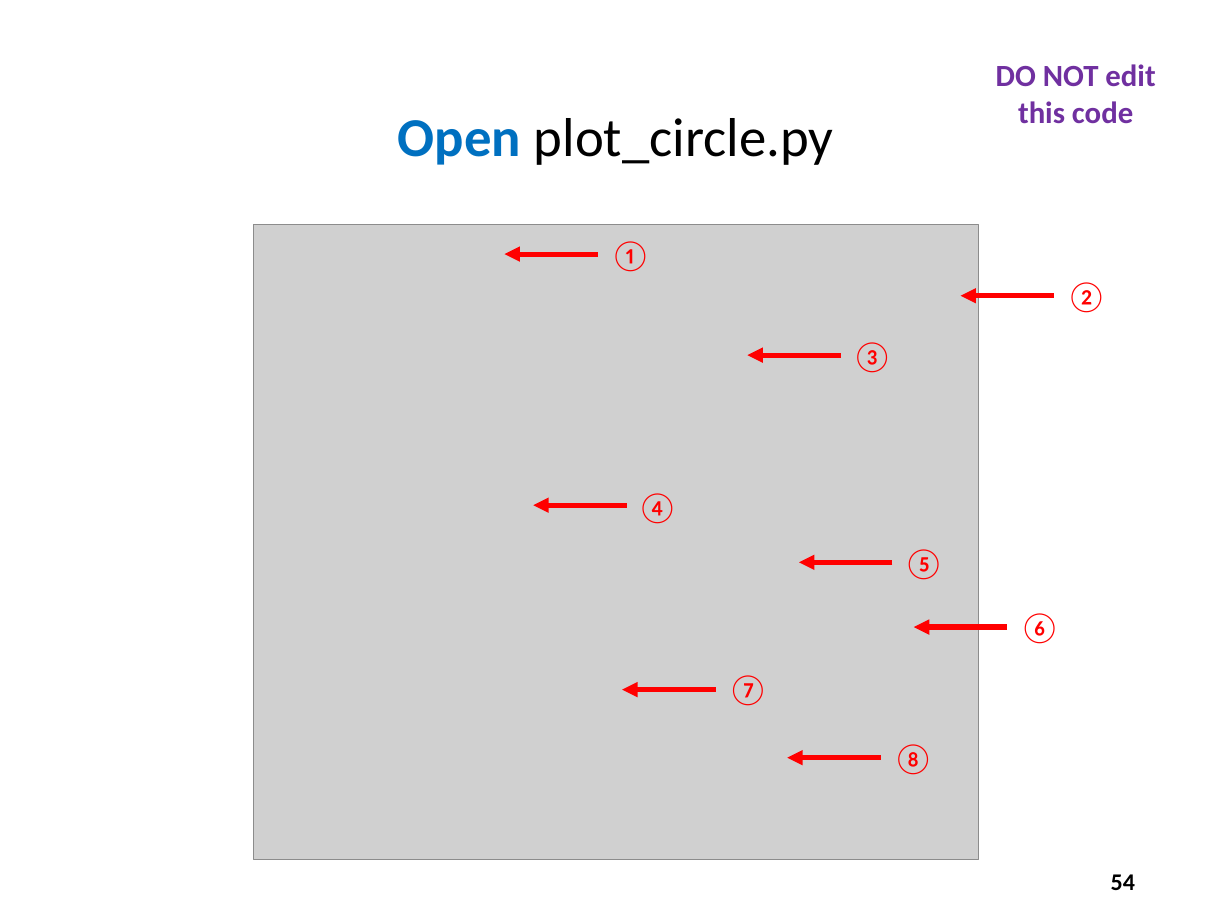
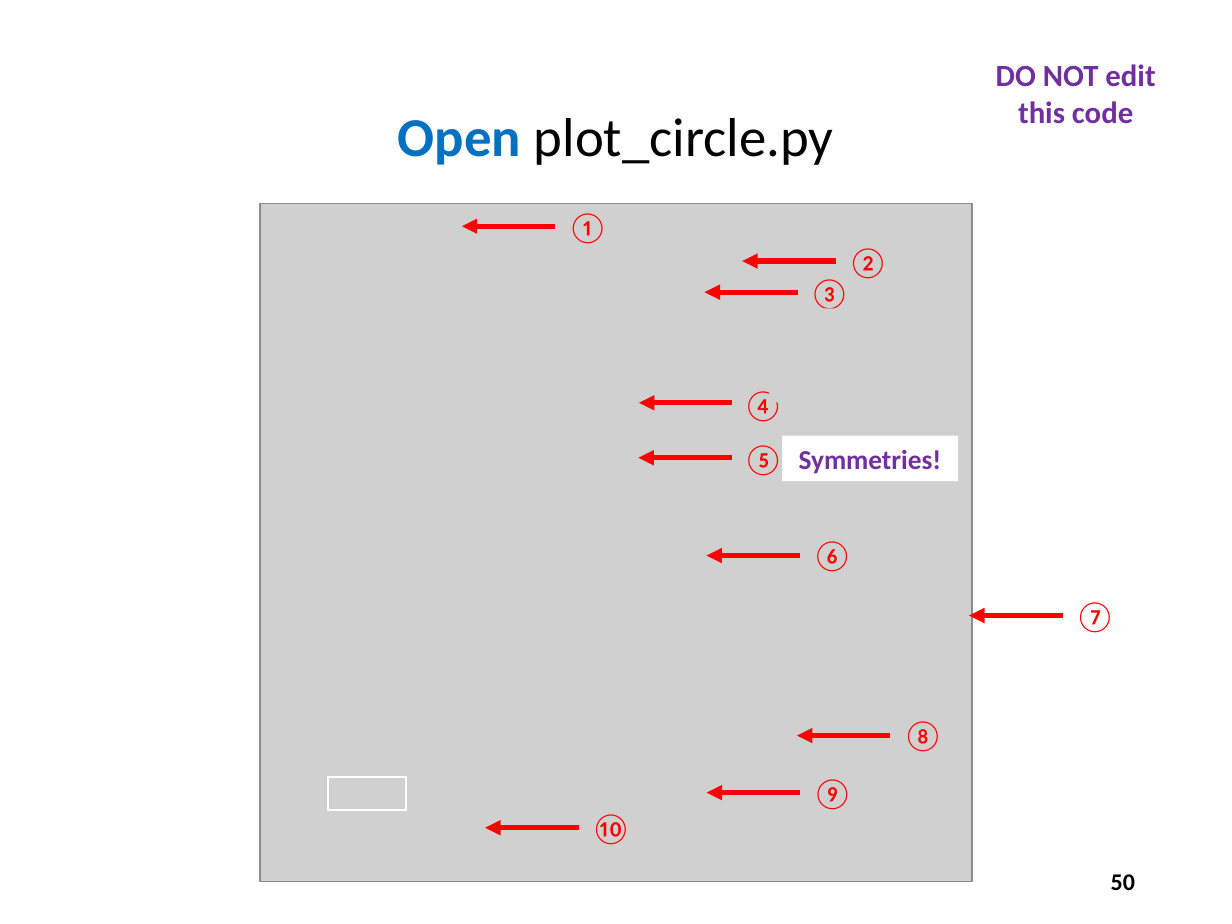
Before and after one commit to dbiersach/scicomp101, a slide deck: slide 50 of Session 05 - Cartesian Graphs and Conic Sections/Session 05 - Cartesian Graphs and Conic Sections.pptx (slide 54 before the commit). Drawn at 1232x924 pixels with LibreOffice and Linux fonts; fonts in the diff are those of the drawing; grey boxes stand for pictures. Boxes give left, top, right and bottom in pixels: in the first picture for what was removed or moved away, otherwise in the second. Text is boxed around its words. In the diff, an @@ line names an element or a change of style, - is before the commit and + after.

Commit message:
Moved trig topics to Session 07

```diff
--- a/Session 05 - Cartesian Graphs and Conic Sections/Session 05 - Cartesian Graphs and Conic Sections.pptx
+++ b/Session 05 - Cartesian Graphs and Conic Sections/Session 05 - Cartesian Graphs and Conic Sections.pptx
@@ picture: place and size @@
-picture at [254,224,978,860]
+picture at [260,203,972,882]
@@ text "①": place and size @@
-text "①" at [610,241,651,272]
+text "①" at [567,213,608,244]
@@ arrow moved from (598, 254) - (505, 254) to (556, 227) - (462, 227) @@
@@ text "②": place and size @@
-text "②" at [1066,282,1107,313]
+text "②" at [848,248,889,279]
@@ arrow moved from (1055, 296) - (961, 296) to (835, 261) - (742, 261) @@
@@ text "③": place and size @@
-text "③" at [852,342,893,373]
+text "③" at [809,279,850,309]
@@ arrow moved from (840, 355) - (748, 355) to (798, 292) - (705, 292) @@
@@ picture added at [769,308,956,354] @@
@@ picture added at [769,349,956,403] @@
@@ text "④": place and size @@
-text "④" at [637,493,678,524]
+text "④" at [743,391,784,422]
@@ arrow added from (732, 403) to (639, 403), #FF0000 3 pt @@
@@ text "⑤": place and size @@
-text "⑤" at [903,549,944,580]
+text "⑤" at [743,444,784,478]
@@ rectangle added at [782,436,958,482], fill #FFFFFF, 16 pt, text #7030A0, bold @@
+Symmetries!
@@ arrow moved from (627, 505) - (533, 505) to (732, 458) - (638, 458) @@
@@ text "⑥": place and size @@
-text "⑥" at [1019,613,1060,644]
+text "⑥" at [812,541,853,572]
@@ arrow moved from (892, 562) - (800, 562) to (800, 556) - (706, 556) @@
@@ text "⑦": place and size @@
-text "⑦" at [728,675,769,706]
+text "⑦" at [1075,602,1116,633]
@@ arrow moved from (1008, 627) - (914, 627) to (1062, 616) - (970, 616) @@
@@ text "⑧": place and size @@
-text "⑧" at [893,744,934,775]
+text "⑧" at [903,721,944,752]
@@ arrow moved from (881, 758) - (787, 758) to (891, 736) - (797, 736) @@
@@ rectangle added at [328,777,407,811], outline #FFFFFF 1.5 pt @@
@@ text added at [812,779,853,810], 18 pt, text #FF0000 @@
+⑨
@@ arrow moved from (716, 690) - (622, 690) to (800, 792) - (707, 792) @@
@@ arrow added from (579, 828) to (485, 828), #FF0000 3 pt @@
@@ text added at [591,814,632,845], 18 pt, text #FF0000 @@
+⑩
@@ page number at [1111,874,1135,890]: text changed @@
-54
+50
```
Also in this commit, not shown: 10 other slides changed, 2 slides added, 29 slides removed.
